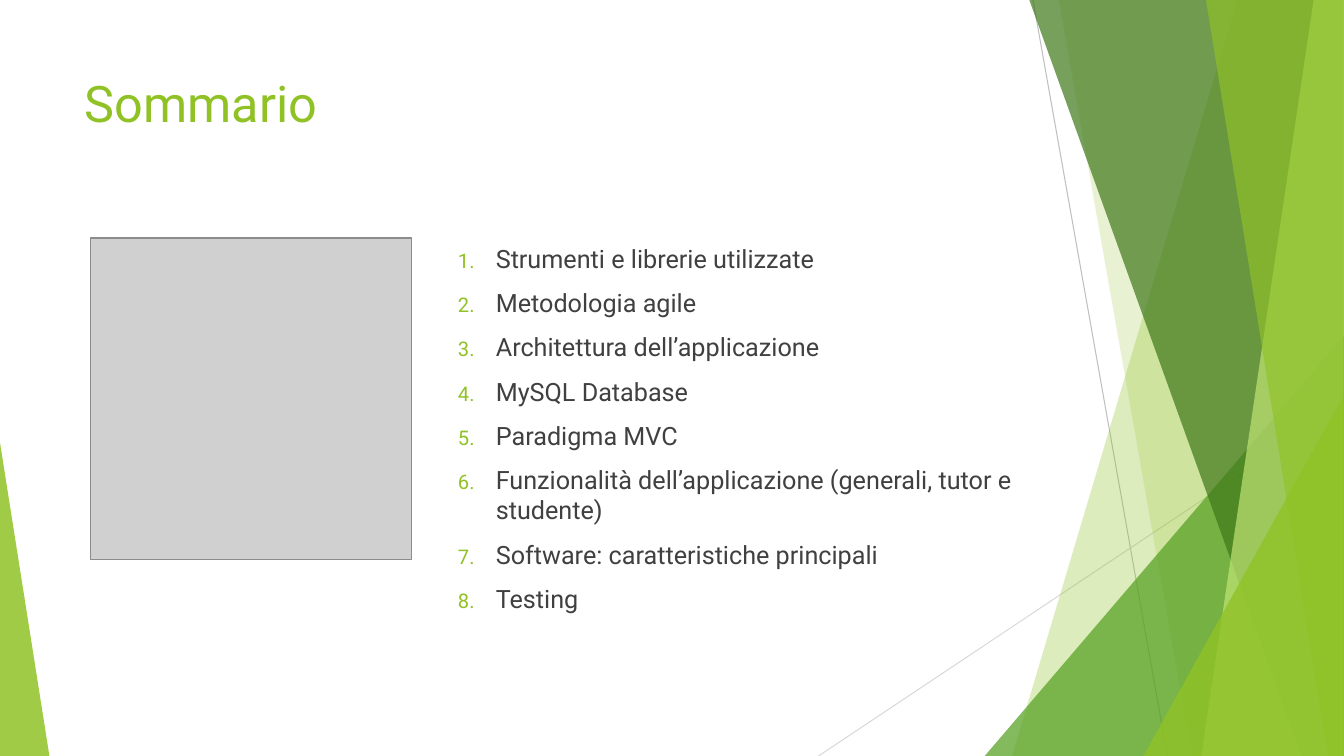
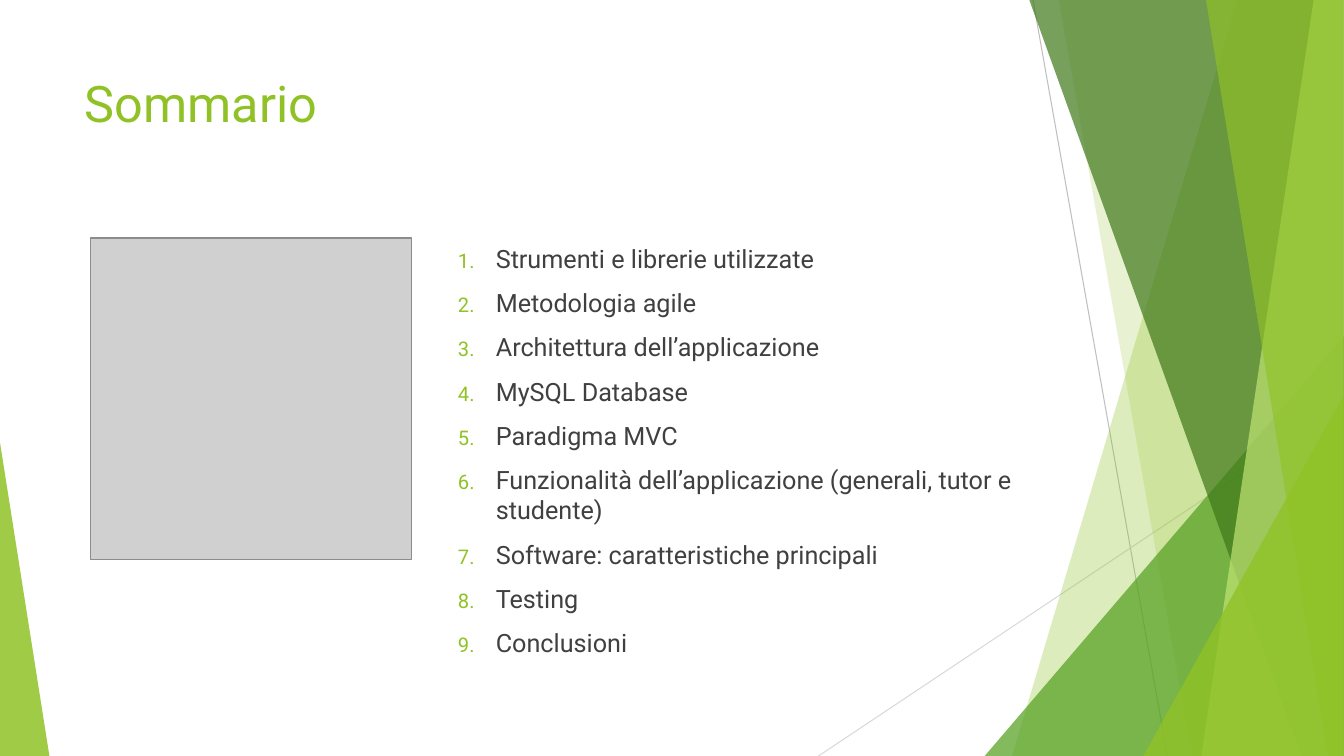
Before and after one commit to luca94-dev/ETutoring-Flutter, a slide deck: slide 2 of report/Bortolotti_DeCenzo_Marignati_Slides.pptx. Drawn at 1344x756 pixels with LibreOffice and Linux fonts; fonts in the diff are those of the drawing; grey boxes stand for pictures. Boxes give left, top, right and bottom in pixels: in the first picture for what was removed or moved away, otherwise in the second. Text is boxed around its words. In the diff, an @@ line names an element or a change of style, - is before the commit and + after.

Commit message:
fix slide

```diff
--- a/report/Bortolotti_DeCenzo_Marignati_Slides.pptx
+++ b/report/Bortolotti_DeCenzo_Marignati_Slides.pptx
@@ text at (x1=496, y1=633, x2=627, y2=653): paragraph added @@
+9. Conclusioni
```
Also in this commit, not shown: 6 slides added.
